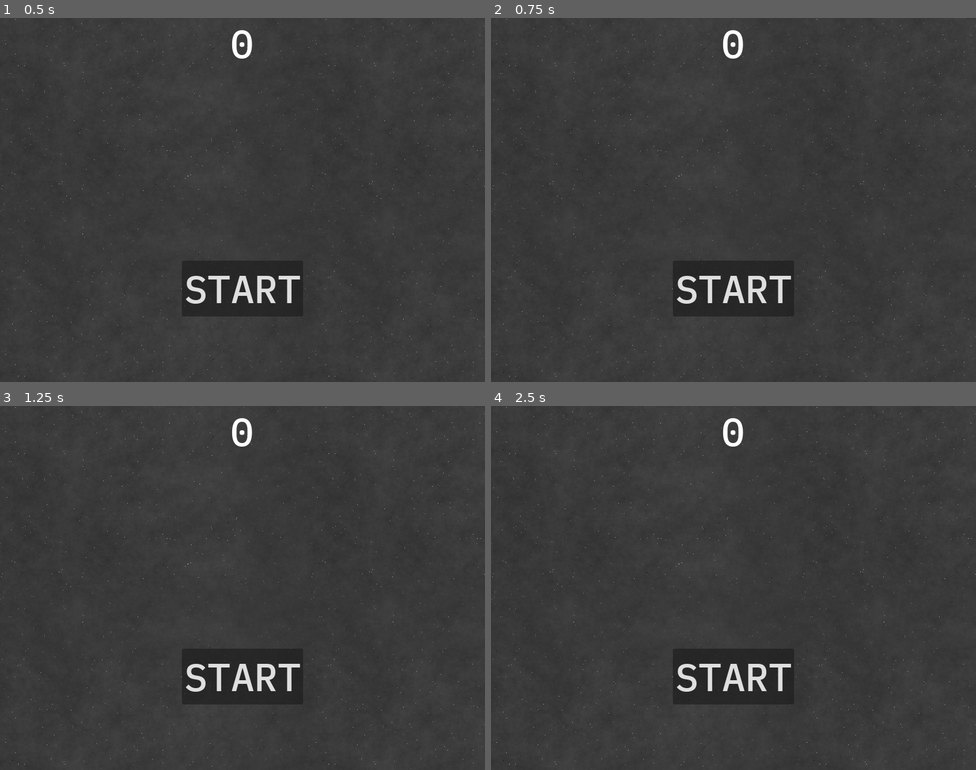
Above: before the commit, frames 1-4 (two rows, left to right).
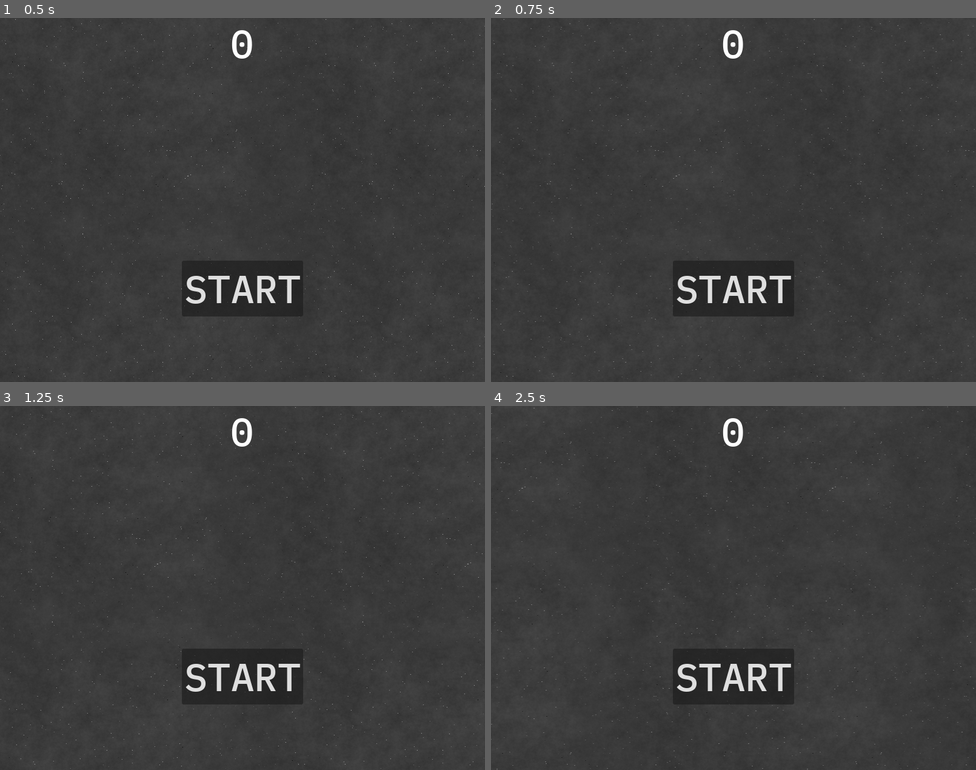
Above: after the commit, the same moments.

Repository: icfm-gamejams/CriticalMass
Game: Godot game, scene res://main.tscn
The game is run twice, just before and just after one commit, with the same random seed, the same clock (stepped at 60 frames per second) and the same inputs. Sound files missing from this copy of the repository are replaced by a short silence.
Inputs:
- Up to frame 1 (0.5 s): no input
- Up to frame 2 (0.75 s): tap Enter at 0.5 s; hold Right (move_right) from 0.53 s (still down)
- Up to frame 3 (1.25 s): keep holding Right (move_right)
- Up to frame 4 (2.5 s): release Right (move_right) at 1.28 s; hold Down (move_down) 1.28-2.03 s; hold Right (move_right) from 2.03 s (still down)

Frame 1 is identical in both runs. In frame 2, 0.5% of the frame differs, in the area x 0-100%, y 0-100%; in frame 3, 0.4%; in frame 4, 0.5%.

Commit message:
adding types, consolidating logic to parent script, connecting signals for mobs

Diff:
--- a/consumer.gd
+++ b/consumer.gd
@@ -7,7 +7,12 @@
 var consumer_size: float = 0
 var consumer_max_size: float = 0;
 var growth_rate: float = 0.5
-var critical_mass: float = 10
+var critical_mass: float = 5
+var acceleration: Vector2 = Vector2.ZERO
+var velocity: Vector2 = Vector2.ZERO
+var border: float = 10432
+var input_available: bool = true
+var motion_available: bool = true
 
 func _ready():
 	consumer_max_size = randf() + 0.5
@@ -16,6 +21,12 @@
 	$CollisionShape2D.scale = Vector2(consumer_size, consumer_size)
 
 func _process(delta):
+	if motion_available:
+		velocity += acceleration * delta
+		position += velocity * delta
+
+	rotate(deg_to_rad(50 * delta * (1 / consumer_size)))
+
 	if consumer_size < consumer_max_size:
 		consumer_size += growth_rate * delta
 		$Sprite2D.scale = Vector2(consumer_size, consumer_size)
--- a/fragment.gd
+++ b/fragment.gd
@@ -24,7 +24,7 @@
 	velocity.x = clamp(velocity.x, -max_velocity, max_velocity)
 	velocity.y = clamp(velocity.y, -max_velocity, max_velocity)
 	position += velocity * delta
-	rotate(deg_to_rad(50 * delta))
+	rotate(deg_to_rad(50 * delta * (1 / size)))
 
 func _on_area_entered(area):
 	if area.is_in_group("consumers"):
--- a/main.gd
+++ b/main.gd
@@ -37,8 +37,11 @@
 		var velocity = Vector2(randf_range(50.0, 100.0), 0.0)
 		mob.velocity = velocity.rotated(direction)
 
+		mob.connect("critical_mass_achieved", _on_critical_mass_achieved)
+
 		$MobContainer.add_child(mob)
 		mob.main_scene = self
+
 
 func _on_start_timer_timeout():
 	$ScoreTimer.start()
@@ -48,20 +51,10 @@
 
 func _process(delta):
 	if winner != null:
-		if $Player != winner:
-			var direction = (winner.position - $Player.position).normalized()
-			$Player.velocity += direction * 1000 * delta
-			$Player.position += $Player.velocity * delta
-
-		for mob in $MobContainer.get_children():
-			if mob != winner:
-				var direction = (winner.position - mob.position).normalized()
-				mob.velocity += direction * 1000 * delta
-
-		for fragment in $FragmentContainer.get_children():
-			fragment.acceleration = Vector2.ZERO
-			var direction = (winner.position - fragment.position).normalized()
-			fragment.velocity += direction * 1000 * delta
+		for node in get_tree().get_nodes_in_group("consumers"):
+			if node != winner:
+				var direction = (winner.position - node.position).normalized()
+				node.velocity += direction * 1000 * delta
 
 
 func _on_background_music_finished():
@@ -73,5 +66,5 @@
 		winner.add_to_group("critical_mass")
 		game_over()
 		$Player.input_available = false
-		if $Player == winner:
-			$Player.motion_available = false
+		winner.input_available = false
+		winner.motion_available = false
--- a/mob.gd
+++ b/mob.gd
@@ -1,11 +1,11 @@
 extends "consumer.gd"
 
-var velocity: Vector2 = Vector2.ZERO
+func _process(delta):
+	if input_available and position.distance_to(Vector2.ZERO) > border:
+		var direction: Vector2 = position.direction_to(Vector2.ZERO)
+		velocity += direction.normalized() * delta * 200
 
-func _process(delta):
 	super(delta)
-	rotate(deg_to_rad(10 * delta))
-	position += velocity * delta
 
 func _on_area_entered(area):
 	var consumed = consume(area)
--- a/player.gd
+++ b/player.gd
@@ -5,11 +5,6 @@
 
 @export var speed: float = 200
 @export var max_velocity: float = 400
-var velocity: Vector2  = Vector2.ZERO
-var border: float = 10432
-
-var input_available: bool = false
-var motion_available: bool = false
 
 func reset_size():
 	consumer_max_size = 1
@@ -24,13 +19,11 @@
 	$Camera2D.zoom.y = 1 / consumer_size
 
 func _process(delta):
-	super(delta)
-
 	# update camera zoom based on size
 	$Camera2D.zoom.x = 1 / consumer_size
 	$Camera2D.zoom.y = 1 / consumer_size
 
-	var acceleration : Vector2 = Vector2.ZERO
+	acceleration = Vector2.ZERO
 
 	if input_available:
 		# get input and apply to acceleration
@@ -47,23 +40,14 @@
 		if acceleration.length() > 0:
 			acceleration = acceleration.normalized() * speed
 
-	if motion_available:
-		# update velocity
-		velocity += acceleration * delta
+	super(delta)
 
-		# clamp velocity
-		velocity.x = clamp(velocity.x, -max_velocity, max_velocity)
-		velocity.y = clamp(velocity.y, -max_velocity, max_velocity)
+	# clamp position
+	var distance = position.distance_to(Vector2.ZERO)
+	if distance > border:
+		position = (position - Vector2.ZERO).normalized() * border
 
-		# update position
-		position += velocity * delta
-
-		# clamp position
-		var distance = position.distance_to(Vector2.ZERO)
-		if distance > border:
-			position = (position - Vector2.ZERO).normalized() * border
-
-		rotate(deg_to_rad(10 * delta))
+	rotate(deg_to_rad(10 * delta))
 
 func start(pos):
 	position = pos
--- a/player.tscn
+++ b/player.tscn
@@ -16,6 +16,8 @@
 
 [node name="Player" type="Area2D" groups=["consumers"]]
 script = ExtResource("1_4o1mm")
+speed = null
+max_velocity = null
 fragment_scene = ExtResource("2_eusel")
 metadata/_edit_group_ = true
 
